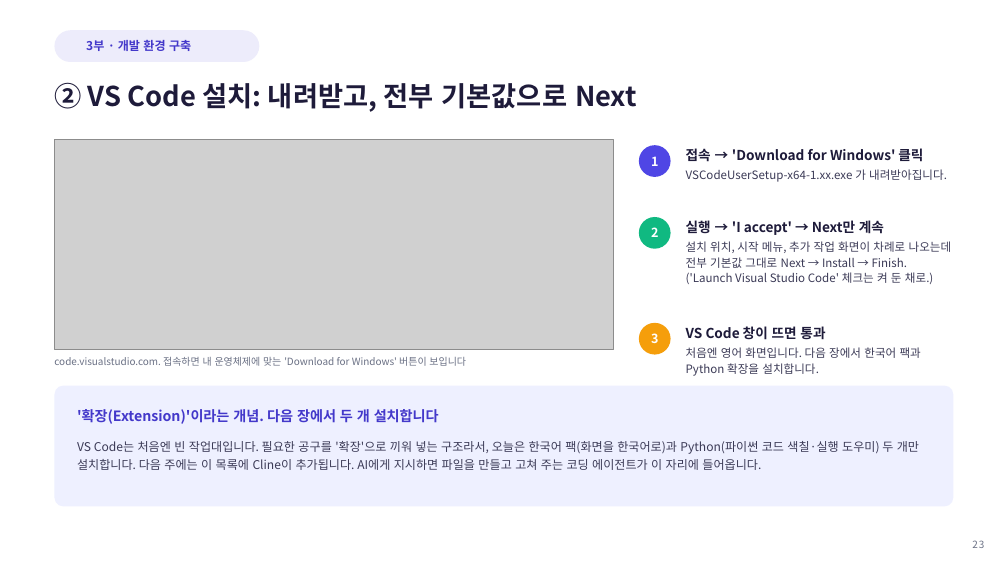
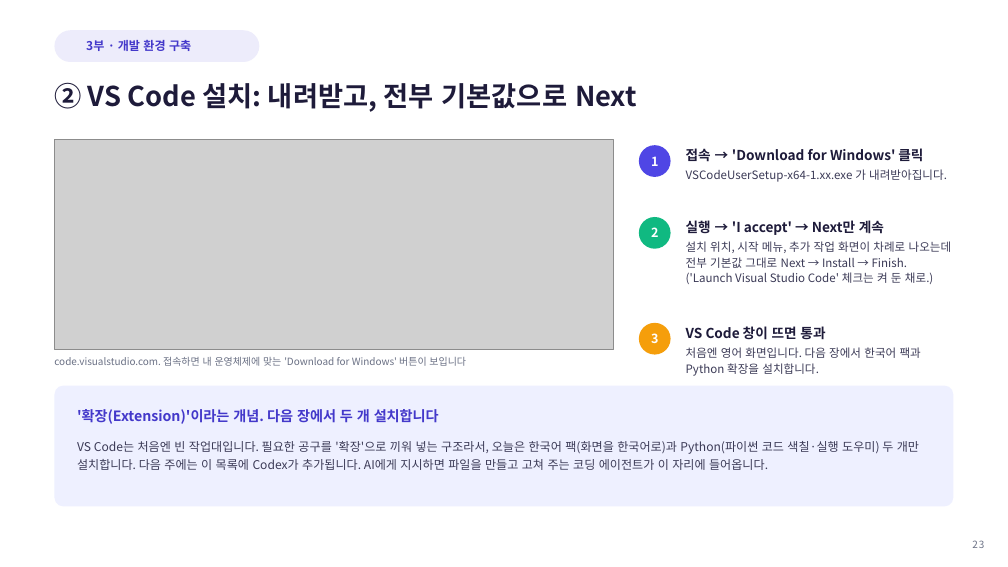
Before and after one commit to Sangdon-Park/Sangdon-Park.github.io, a slide deck: slide 23 of data/생성형 AI 소프트웨어공학/생성형AI소프트웨어공학_1강.pptx. Drawn at 1008x567 pixels with LibreOffice and Linux fonts; fonts in the diff are those of the drawing; grey boxes stand for pictures; background and template pictures are left out. Boxes give left, top, right and bottom in pixels: in the first picture for what was removed or moved away, otherwise in the second. Text is boxed around its words. In the diff, an @@ line names an element or a change of style, - is before the commit and + after.

```diff
--- a/data/생성형 AI 소프트웨어공학/생성형AI소프트웨어공학_1강.pptx
+++ b/data/생성형 AI 소프트웨어공학/생성형AI소프트웨어공학_1강.pptx
@@ text at box(77, 441, 919, 470): text changed @@
-VS Code는 처음엔 빈 작업대입니다. 필요한 공구를 '확장'으로 끼워 넣는 구조라서, 오늘은 한국어 팩(화면을 한국어로)과 Python(파이썬 코드 색칠·실행 도우미) 두 개만 설치합니다. 다음 주에는 이 목록에 Cline이 추가됩니다. AI에게 지시하면 파일을 만들고 고쳐 주는 코딩 에이전트가 이 자리에 들어옵니다.
+VS Code는 처음엔 빈 작업대입니다. 필요한 공구를 '확장'으로 끼워 넣는 구조라서, 오늘은 한국어 팩(화면을 한국어로)과 Python(파이썬 코드 색칠·실행 도우미) 두 개만 설치합니다. 다음 주에는 이 목록에 Codex가 추가됩니다. AI에게 지시하면 파일을 만들고 고쳐 주는 코딩 에이전트가 이 자리에 들어옵니다.
```
Also in this commit, not shown: 3 other slides changed, 35 other files.
